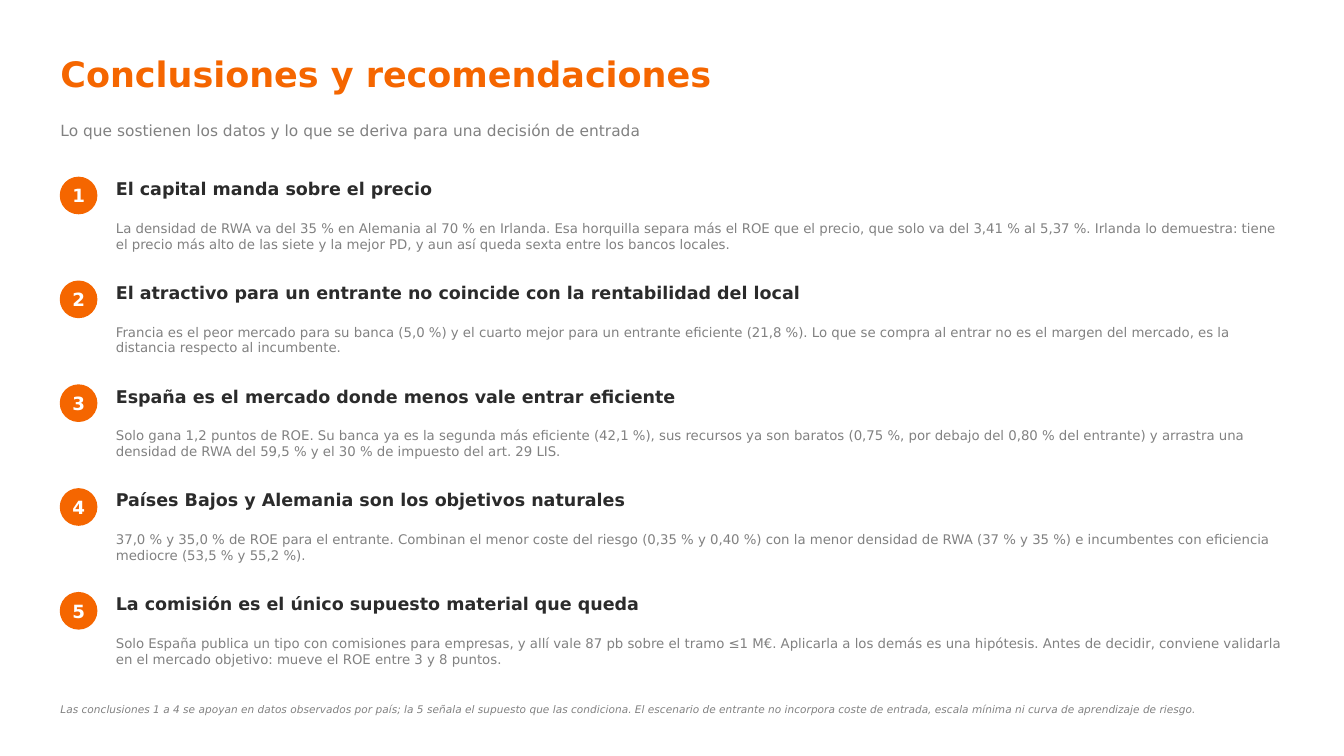
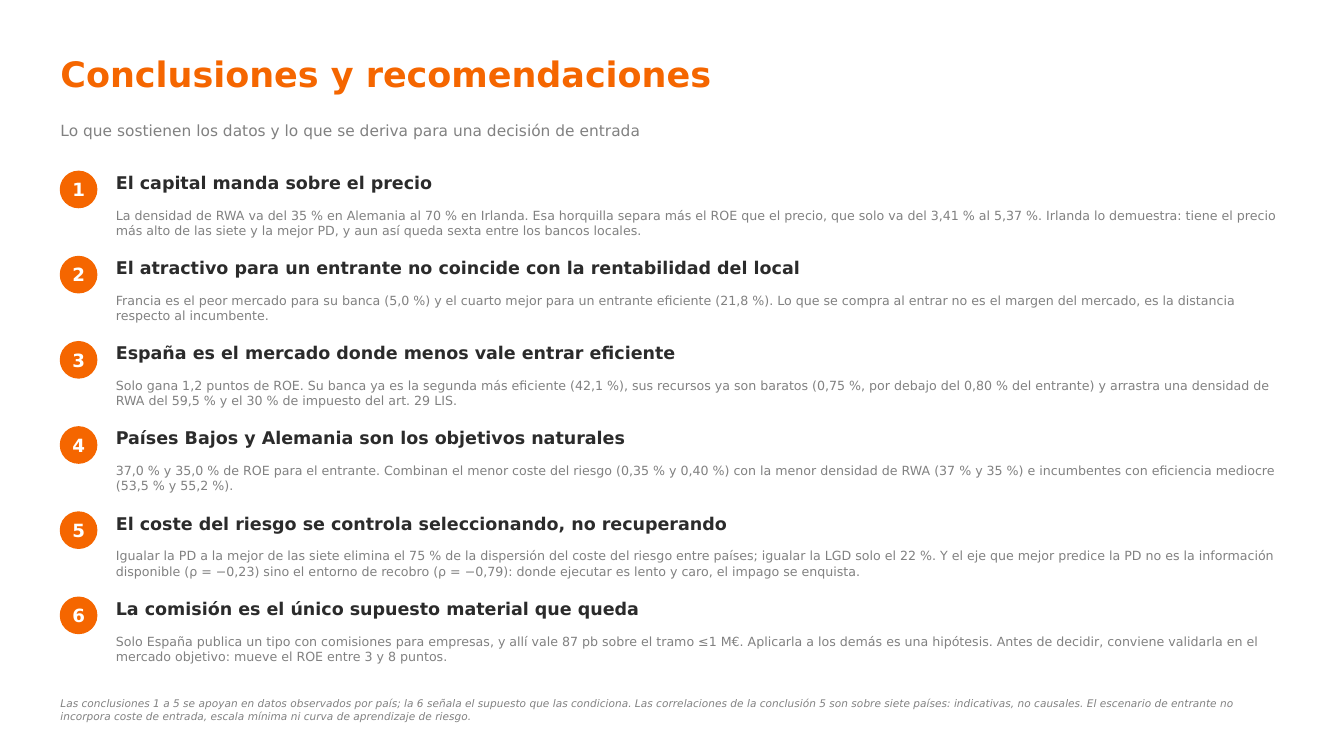
Before and after one commit to agomez2812-lang/sturdy-barnacle, a slide deck: slide 24 of pres/rentabilidad_pyme.pptx (slide 23 before the commit). Drawn at 1344x756 pixels with LibreOffice and Linux fonts; fonts in the diff are those of the drawing. Boxes give left, top, right and bottom in pixels: in the first picture for what was removed or moved away, otherwise in the second. Text is boxed around its words. In the diff, an @@ line names an element or a change of style, - is before the commit and + after.

```diff
--- a/pres/rentabilidad_pyme.pptx
+++ b/pres/rentabilidad_pyme.pptx
@@ 2 texts, 1 ellipse moved together from (x1=60, y1=177, x2=432, y2=214) to (x1=60, y1=171, x2=432, y2=208) @@
@@ text "La densidad de RWA va ..." moved from (x1=116, y1=222, x2=1276, y2=252) to (x1=116, y1=210, x2=1276, y2=238) @@
@@ 2 texts, 1 ellipse moved together from (x1=60, y1=281, x2=800, y2=318) to (x1=60, y1=256, x2=800, y2=292) @@
@@ text "Francia es el peor mercado ..." moved from (x1=116, y1=327, x2=1229, y2=355) to (x1=116, y1=295, x2=1235, y2=323) @@
@@ 2 texts, 1 ellipse moved together from (x1=60, y1=385, x2=676, y2=421) to (x1=60, y1=342, x2=676, y2=378) @@
@@ text "Solo gana 1,2 puntos de ..." moved from (x1=116, y1=430, x2=1244, y2=459) to (x1=116, y1=380, x2=1269, y2=408) @@
@@ 2 texts, 1 ellipse moved together from (x1=60, y1=489, x2=625, y2=525) to (x1=60, y1=427, x2=625, y2=464) @@
@@ text "37,0 % y 35,0 % ..." moved from (x1=116, y1=534, x2=1269, y2=563) to (x1=116, y1=465, x2=1275, y2=493) @@
@@ text "5" moved from (x1=72, y1=604, x2=85, y2=619) to (x1=72, y1=523, x2=85, y2=538) @@
@@ ellipse moved from (x1=60, y1=593, x2=97, y2=629) to (x1=60, y1=512, x2=97, y2=548) @@
@@ text added at (x1=116, y1=516, x2=727, y2=534), 12.5 pt, text #2B2B2B, bold @@
+El coste del riesgo se controla seleccionando, no recuperando
@@ text added at (x1=116, y1=550, x2=1274, y2=579), 9 pt, text #818181 @@
+Igualar la PD a la mejor de las siete elimina el 75 % de la dispersión del coste del riesgo entre países; igualar la LGD solo el 22 %. Y el eje que mejor predice la PD no es la información disponible (ρ = −0,23) sino el entorno de recobro (ρ = −0,79): donde ejecutar es lento y caro, el impago se enquista.
@@ ellipse added at (x1=60, y1=597, x2=97, y2=633), fill #F56600, outline #F56600 1 pt @@
@@ text "La comisión es el único ..." moved from (x1=116, y1=597, x2=639, y2=614) to (x1=116, y1=601, x2=639, y2=619) @@
@@ text added at (x1=72, y1=608, x2=85, y2=623), 13 pt, text #FFFFFF, bold @@
+6
@@ size 9.5 to 9 pt in 5 elements at (x1=116, y1=210, x2=1276, y2=238), (x1=116, y1=295, x2=1235, y2=323), (x1=116, y1=380, x2=1269, y2=408), (x1=116, y1=465, x2=1275, y2=493), (x1=116, y1=636, x2=1258, y2=664) @@
@@ text at (x1=60, y1=699, x2=1233, y2=722): text changed @@
-Las conclusiones 1 a 4 se apoyan en datos observados por país; la 5 señala el supuesto que las condiciona. El escenario de entrante no incorpora coste de entrada, escala mínima ni curva de aprendizaje de riesgo.
+Las conclusiones 1 a 5 se apoyan en datos observados por país; la 6 señala el supuesto que las condiciona. Las correlaciones de la conclusión 5 son sobre siete países: indicativas, no causales. El escenario de entrante no incorpora coste de entrada, escala mínima ni curva de aprendizaje de riesgo.
```
Also in this commit, not shown: 10 other slides changed, 1 slide added, 7 other files.
